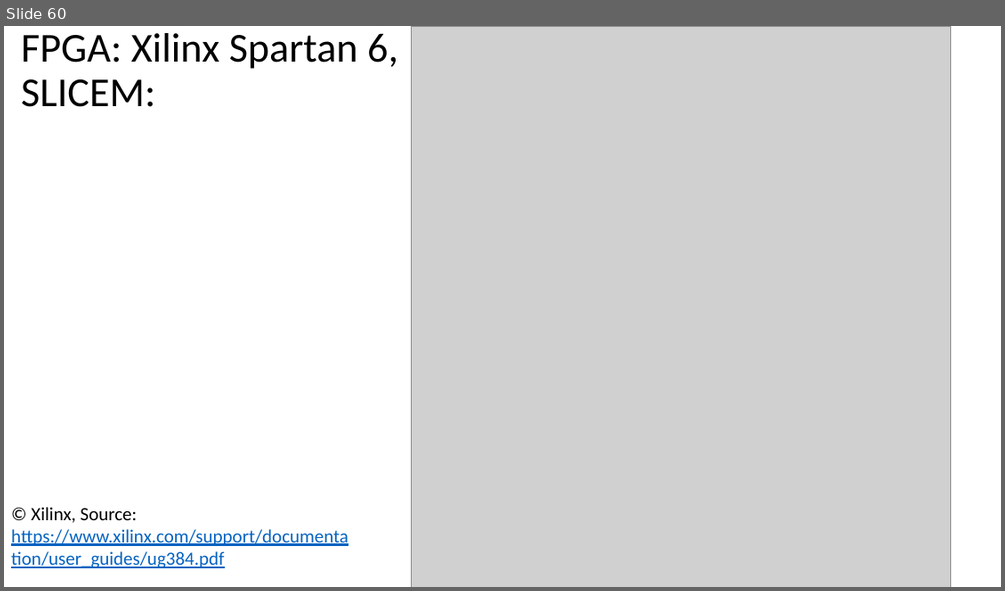
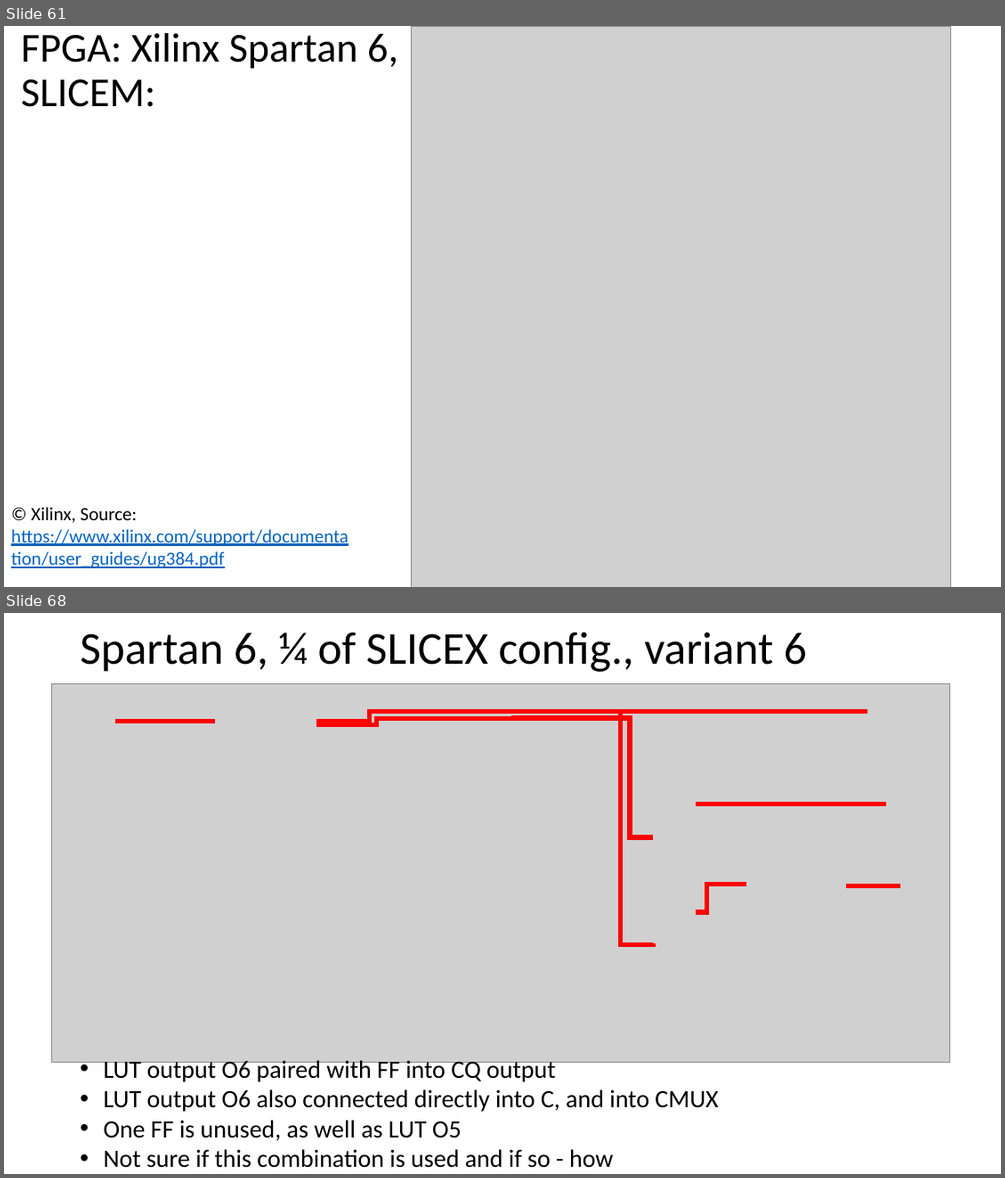
Before and after one commit to quarck/vhdl_intro, a slide deck: part2.pptx. Shown one above the other, each under a label of ours: slide 60 before the commit, slides 61 and 68 after it; the slides between them are not shown. The pictures are 1005x591 and 1005x1178 pixels, drawn with LibreOffice and Linux fonts; fonts in the diff are those of the drawing; grey boxes stand for pictures. Boxes give left, top, right and bottom in pixels: in the first picture for what was removed or moved away, otherwise in the second. Text is boxed around its words. In the diff, an @@ line names an element or a change of style, - is before the commit and + after.

Commit message:
This Is Spartan 6

```diff
--- a/part2.pptx
+++ b/part2.pptx
@@ slide 68 added at [4,613,1001,1174], background #FFFFFF @@
@@ title added at [80,632,807,672], 44 pt, text #000000 @@
+Spartan 6, ¼ of SLICEX config., variant 6
@@ picture added at [52,683,950,1062] @@
@@ elbow line added from (867, 712) to (316, 722), #FF0000 4.5 pt @@
@@ elbow line added from (511, 718) to (316, 725), #FF0000 4.5 pt @@
@@ elbow line added from (653, 837) to (511, 718), #FF0000 4.5 pt @@
@@ elbow line added from (653, 943) to (621, 712), #FF0000 4.5 pt @@
@@ line added from (216, 722) to (115, 722), #FF0000 4.5 pt @@
@@ line added from (886, 804) to (696, 804), #FF0000 4.5 pt @@
@@ elbow line added from (746, 884) to (696, 912), #FF0000 4.5 pt @@
@@ line added from (900, 886) to (846, 886), #FF0000 4.5 pt @@
@@ text added at [104,1056,718,1167], 24 pt, text #000000 @@
+• LUT output O6 paired with FF into CQ output
+• LUT output O6 also connected directly into C, and into CMUX
+• One FF is unused, as well as LUT O5
+• Not sure if this combination is used and if so - how
@@ what was slide 60 is now slide 61 @@
```
Also in this commit, not shown: 4 slides changed, 20 other slides added, 1 slide removed.
